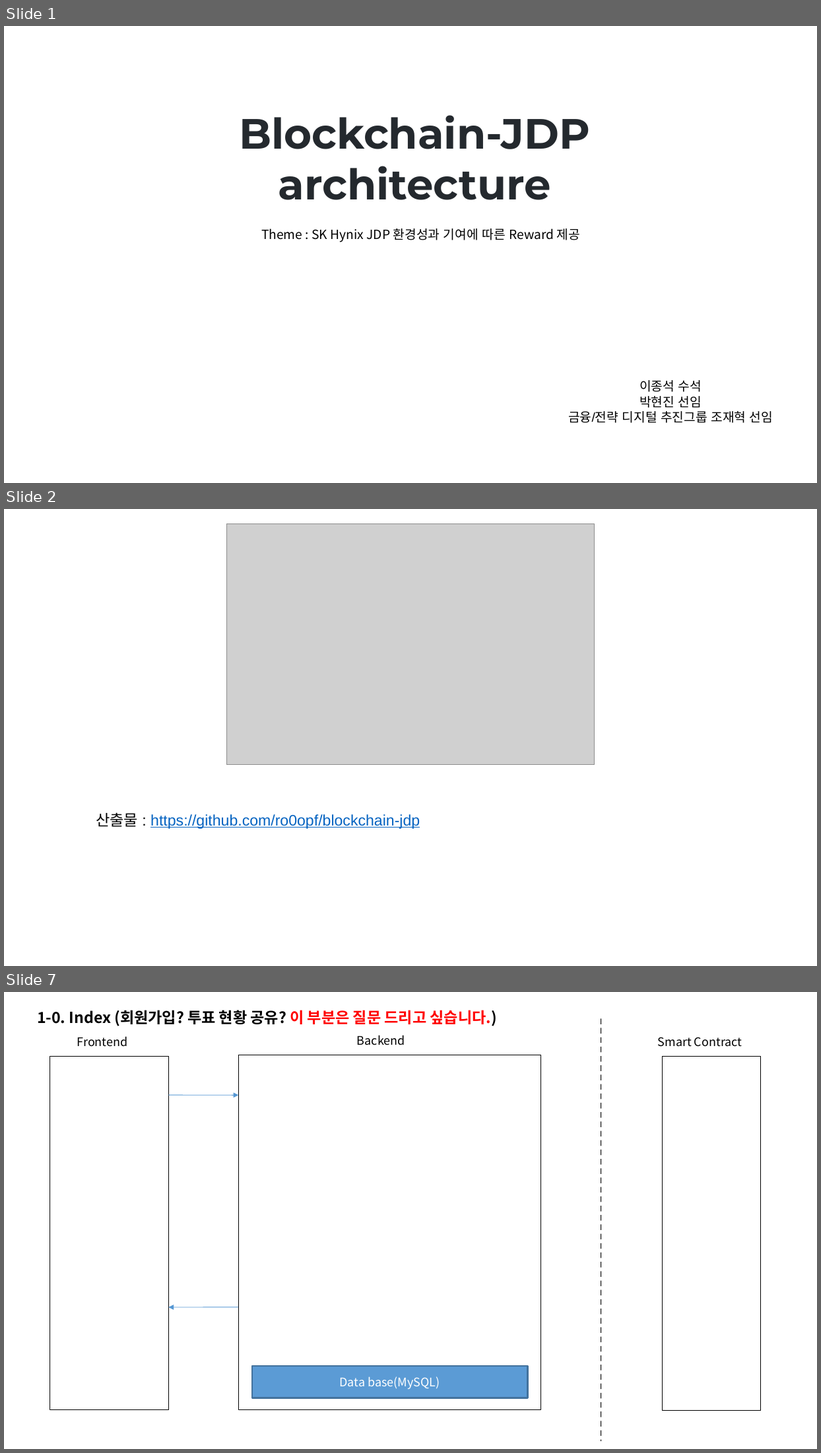
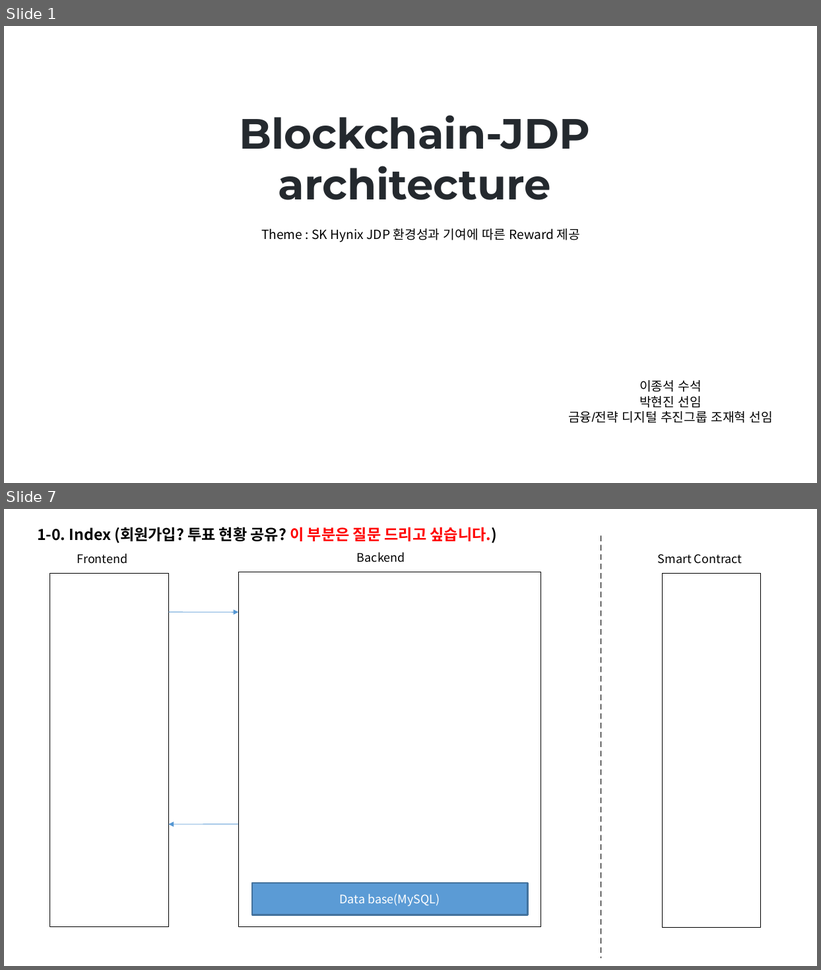
Before and after one commit to ro0opf/blockchain-jdp, a slide deck: blockchain_archi_v3.1.pptx. Shown one above the other, each under a label of ours: slides 1, 2 and 7 before the commit, slides 1 and 7 after it; the slides between them are not shown. The pictures are 821x1453 and 821x970 pixels, drawn with LibreOffice and Linux fonts; fonts in the diff are those of the drawing; grey boxes stand for pictures. Boxes give left, top, right and bottom in pixels: in the first picture for what was removed or moved away, otherwise in the second. Text is boxed around its words. In the diff, an @@ line names an element or a change of style, - is before the commit and + after.

```diff
--- a/blockchain_archi_v3.1.pptx
+++ b/blockchain_archi_v3.1.pptx
@@ slide 2 removed at (x1=4, y1=509, x2=817, y2=966), background #FFFFFF @@
@@ picture removed at (x1=227, y1=524, x2=595, y2=764) @@
@@ text removed at (x1=96, y1=813, x2=420, y2=829) @@
-산출물 : https://github.com/ro0opf/blockchain-jdp
```
Also in this commit, not shown: 4 slides changed, 1 slide added.
